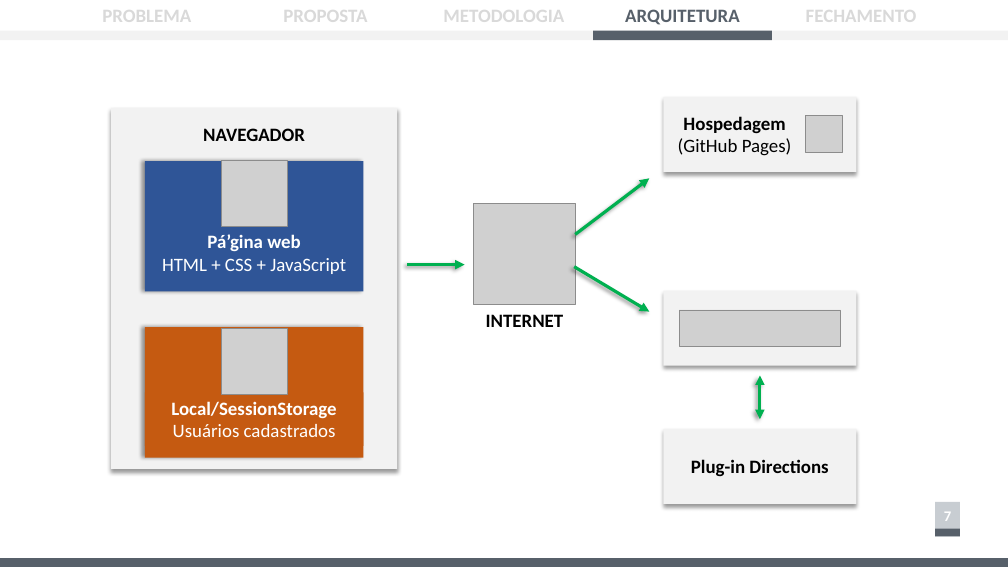
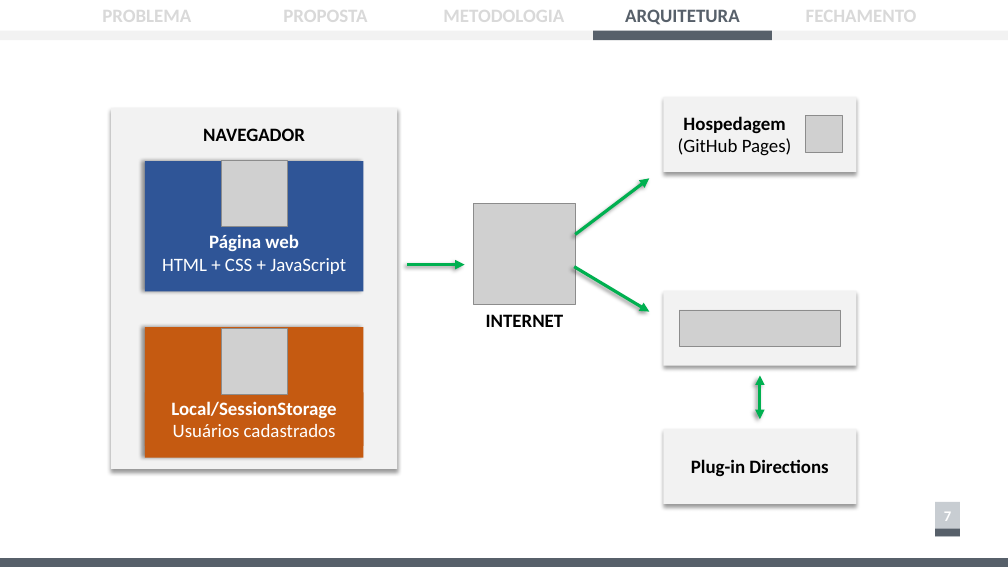
Before and after one commit to ICEI-PUC-Minas-PPLES-TI/plf-es-2022-2-ti1-7924100-mobilidade-urbana, a slide deck: slide 14 of docs/apresentacao/Apresentação - Sprint 4.pptx. Drawn at 1008x567 pixels with LibreOffice and Linux fonts; fonts in the diff are those of the drawing; grey boxes stand for pictures. Boxes give left, top, right and bottom in pixels: in the first picture for what was removed or moved away, otherwise in the second. Text is boxed around its words. In the diff, an @@ line names an element or a change of style, - is before the commit and + after.

Commit message:
Apresentação em pdf

```diff
--- a/docs/apresentacao/Apresentação - Sprint 4.pptx
+++ b/docs/apresentacao/Apresentação - Sprint 4.pptx
@@ text at bbox=[209, 234, 299, 251]: text changed @@
-Pá’gina web
+Página web
```
Also in this commit, not shown: 1 other file.
